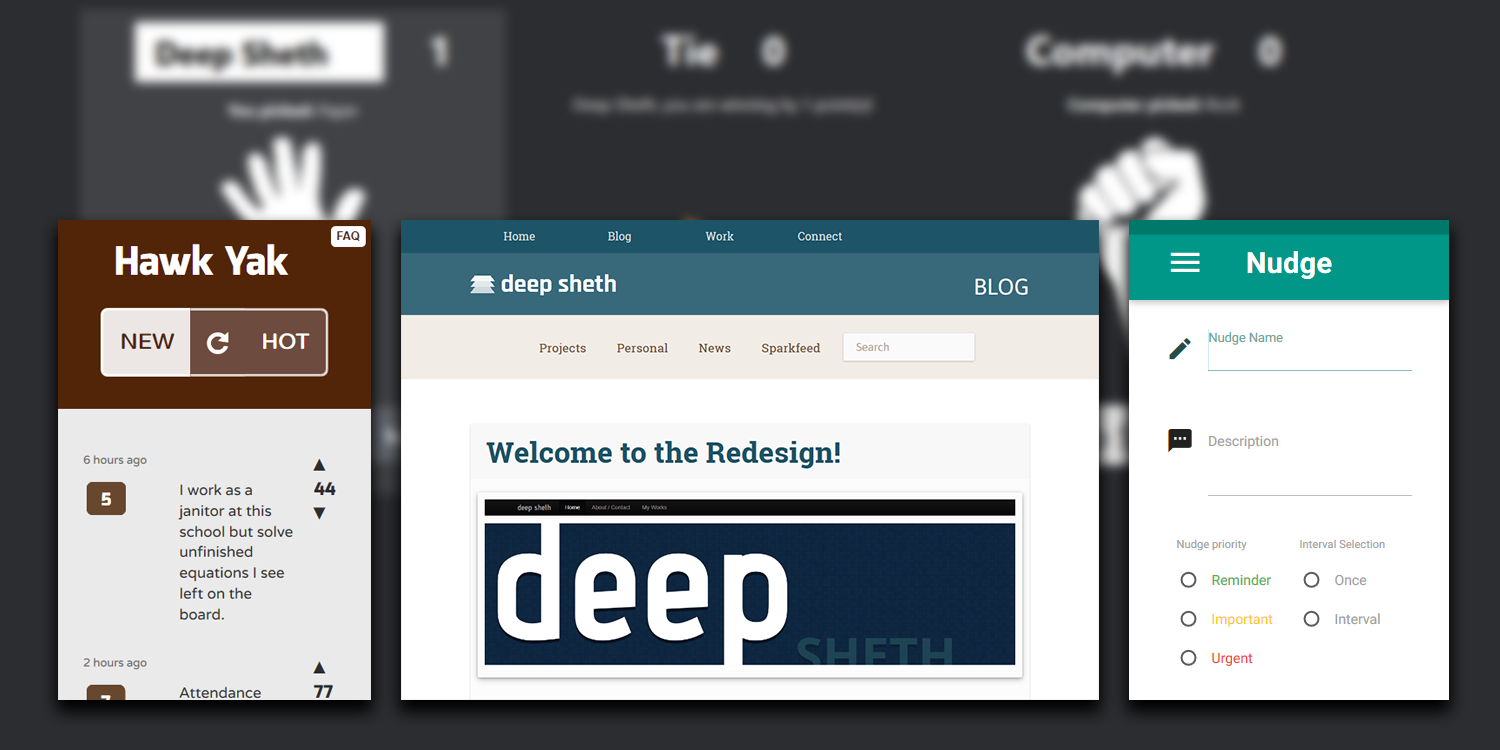
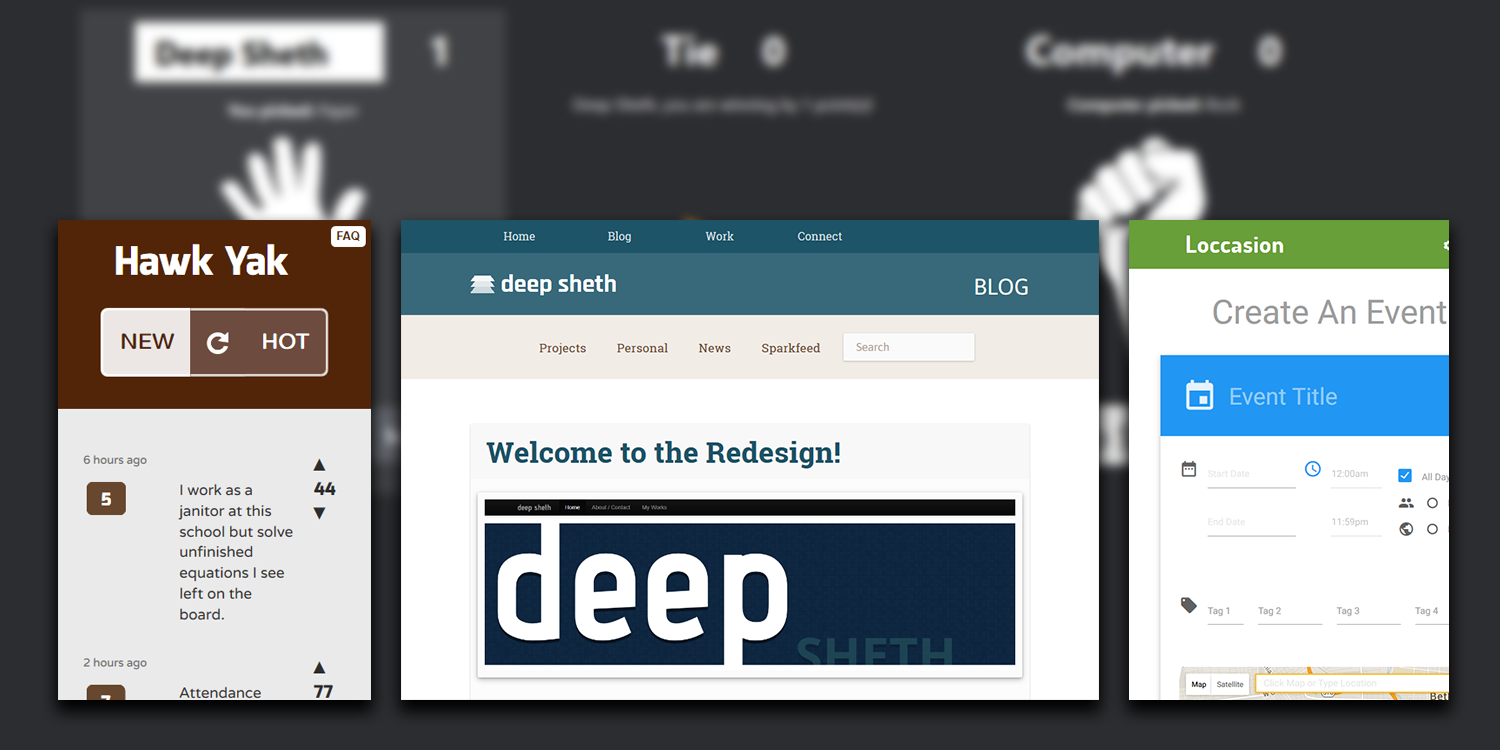
Layers edited between the first and the second w=1500, h=750 image:
added layer "Screen Shot 2016-03-16 at 22.24.47" above "Layer 2" over <box>1129,220,1449,700</box>
